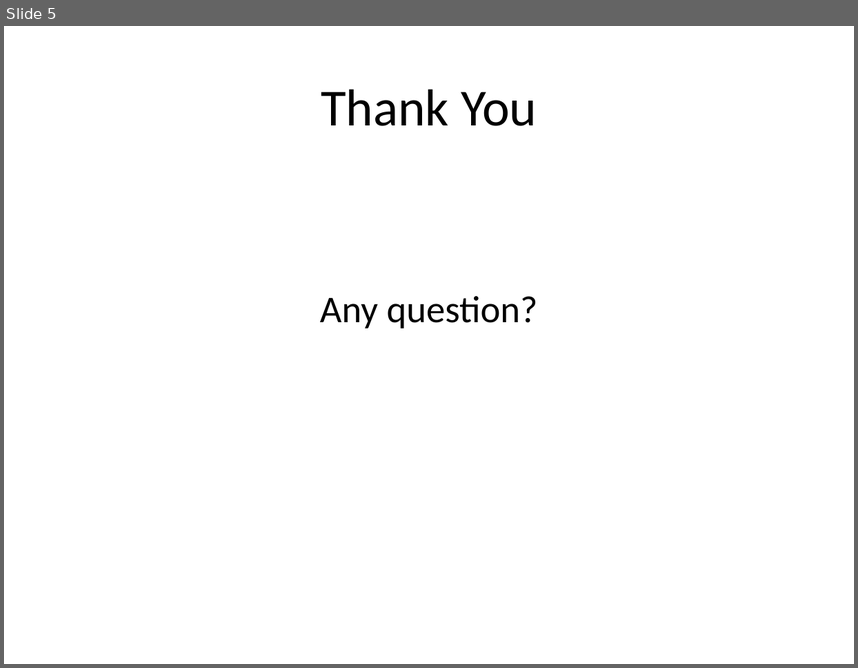
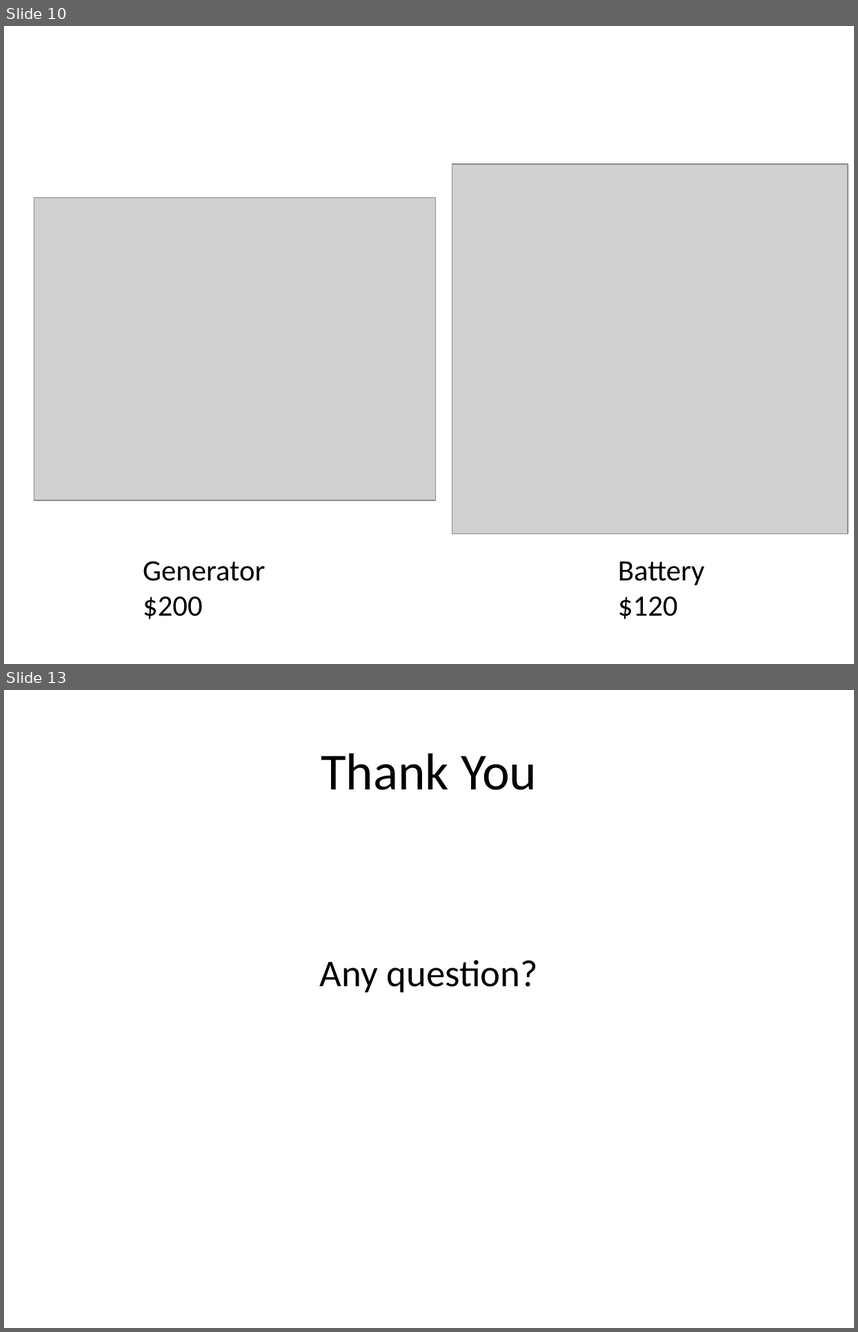
Before and after one commit to kaxi1111/SB, a slide deck: Final Research Presentation.pptx. Shown one above the other, each under a label of ours: slide 5 before the commit, slides 10 and 13 after it; the slides between them are not shown. The pictures are 858x668 and 858x1332 pixels, drawn with LibreOffice and Linux fonts; fonts in the diff are those of the drawing; grey boxes stand for pictures. Boxes give left, top, right and bottom in pixels: in the first picture for what was removed or moved away, otherwise in the second. Text is boxed around its words. In the diff, an @@ line names an element or a change of style, - is before the commit and + after.

```diff
--- a/Final Research Presentation.pptx
+++ b/Final Research Presentation.pptx
@@ slide 10 added at [4,26,854,664], background #FFFFFF @@
@@ picture added at [452,164,848,532] @@
@@ picture added at [34,197,435,499] @@
@@ text added at [143,561,265,619], 25 pt, text #000000 @@
+Generator
+$200
@@ text added at [618,561,705,619], 25 pt, text #000000 @@
+Battery
+$120
@@ what was slide 5 is now slide 13 @@
```
Also in this commit, not shown: 3 slides changed, 8 other slides added, 1 slide removed, 2 other files.
